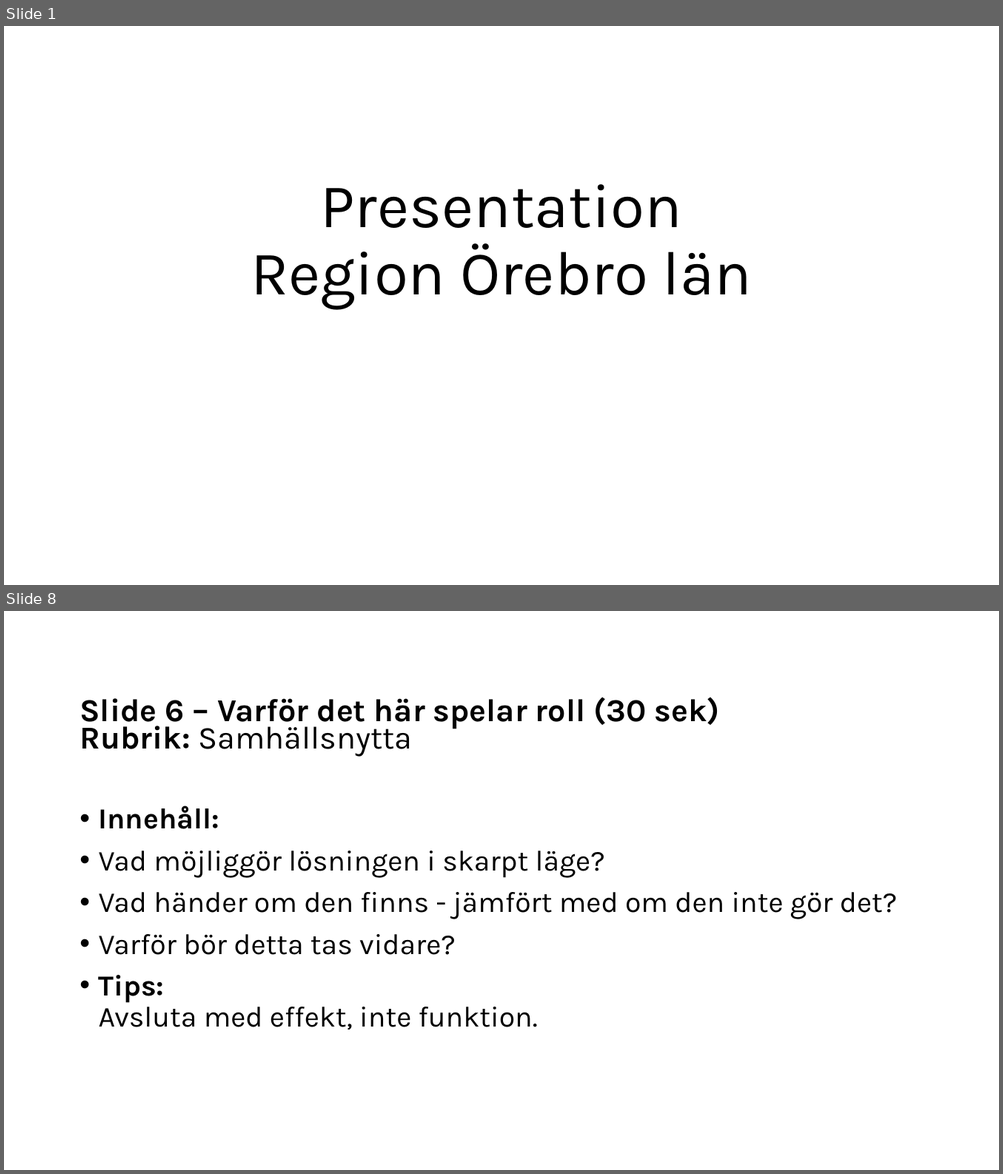
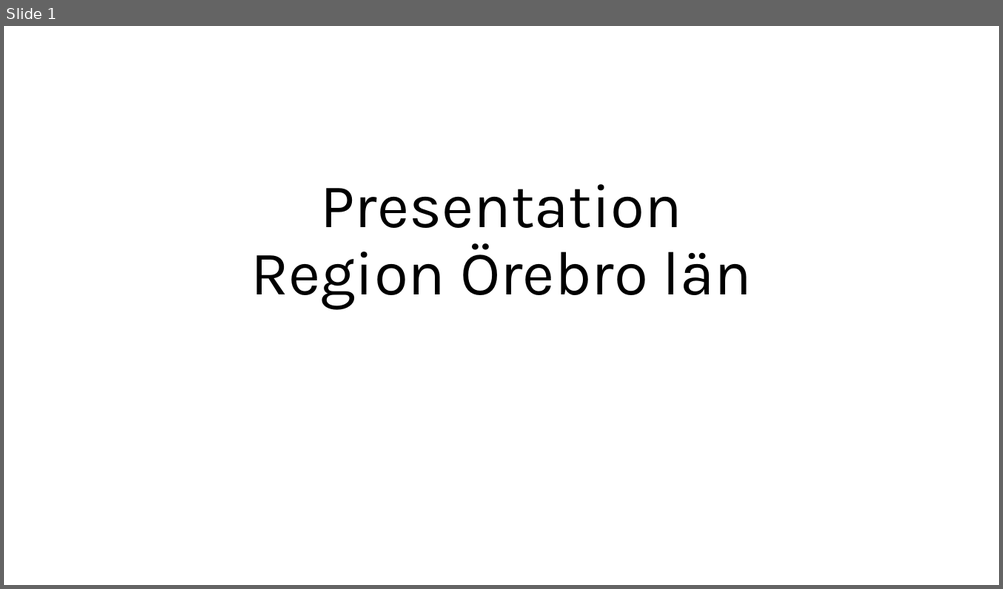
Before and after one commit to arizon-dread/region-orebro-lan, a slide deck: doc/Presentation KLIRR Hack Region Örebro län.odp. Shown one above the other, each under a label of ours: slides 1 and 8 before the commit, slide 1 after it; the slides between them are not shown. The pictures are 1003x1174 and 1003x589 pixels, drawn with LibreOffice and Linux fonts; fonts in the diff are those of the drawing. Boxes give left, top, right and bottom in pixels: in the first picture for what was removed or moved away, otherwise in the second. Text is boxed around its words. In the diff, an @@ line names an element or a change of style, - is before the commit and + after.

```diff
--- a/doc/Presentation KLIRR Hack Region Örebro län.odp
+++ b/doc/Presentation KLIRR Hack Region Örebro län.odp
@@ slide 8 removed at (4, 611, 999, 1170), background #FFFFFF @@
@@ title removed at (79, 697, 720, 757) @@
-Slide 6 – Varför det här spelar roll (30 sek)
-Rubrik: Samhällsnytta
@@ text removed at (99, 806, 897, 1030) @@
-• Innehåll:
-• Vad möjliggör lösningen i skarpt läge?
-• Vad händer om den finns - jämfört med om den inte gör det?
-• Varför bör detta tas vidare?
-• Tips:
-  Avsluta med effekt, inte funktion.
```
Also in this commit, not shown: 5 slides changed, 2 slides added, 1 other slide removed, 2 other files.
